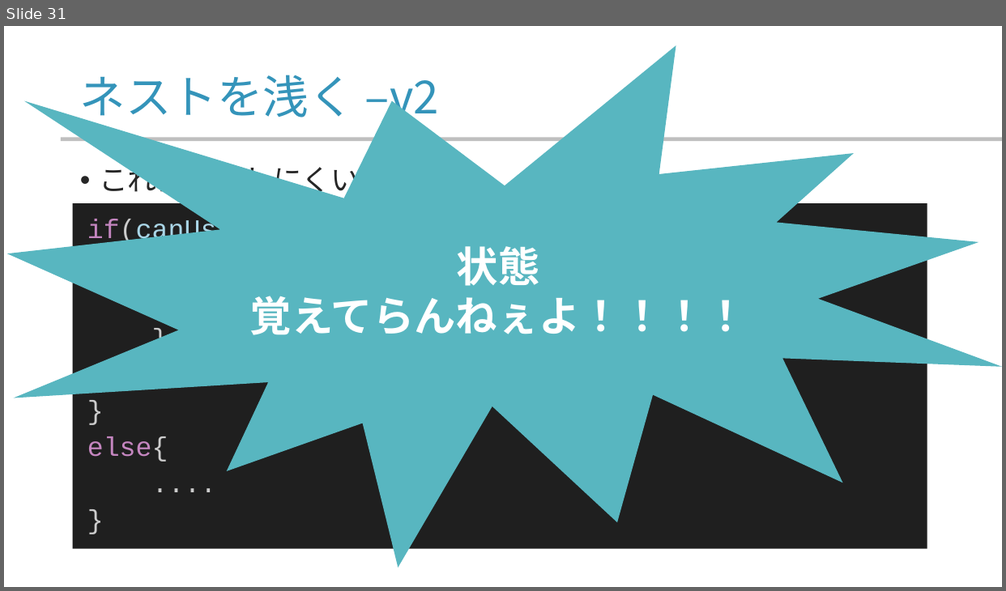
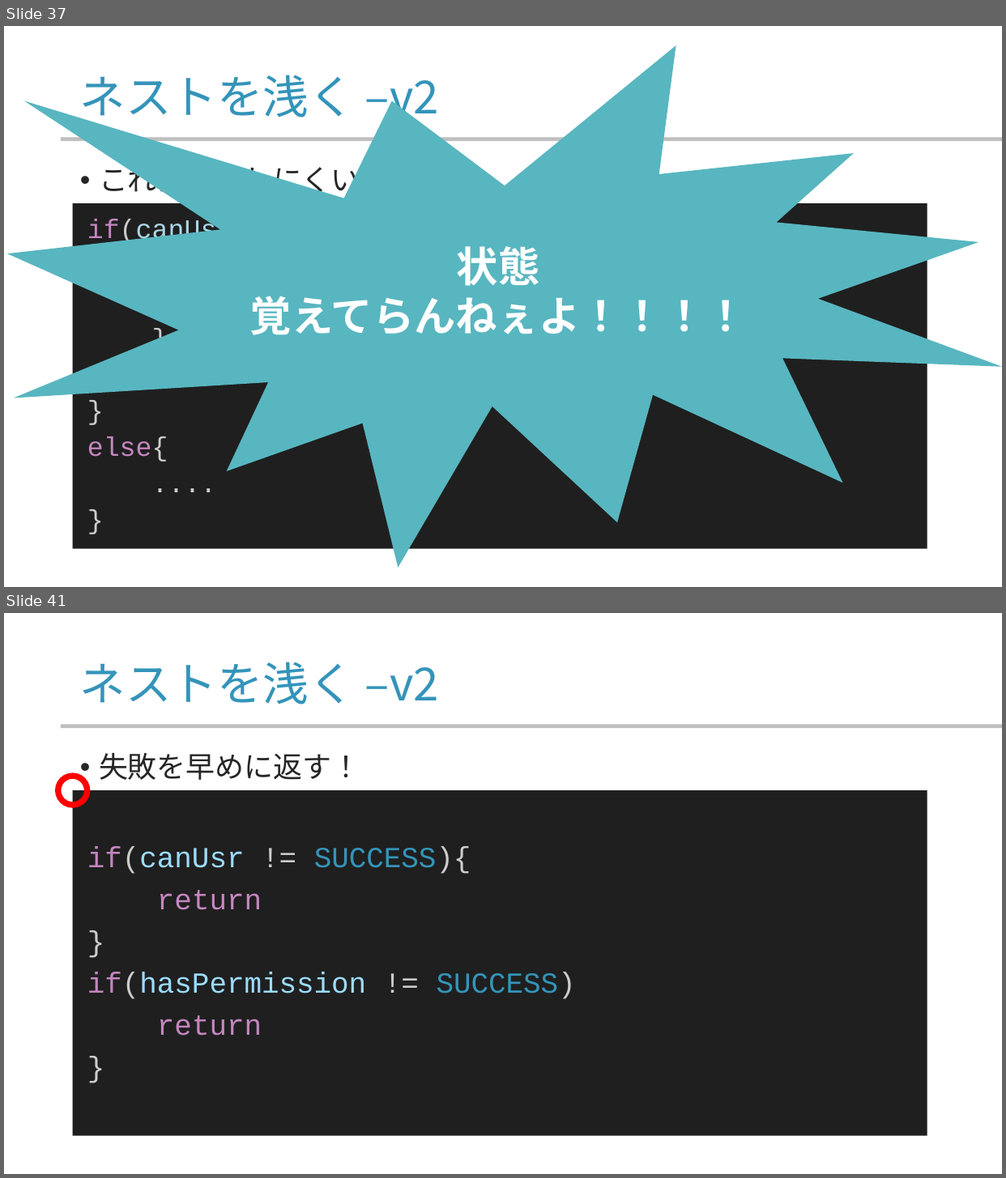
Before and after one commit to yamada-ai/java-prac, a slide deck: 07_ccontrol_flow_1.pptx. Shown one above the other, each under a label of ours: slide 31 before the commit, slides 37 and 41 after it; the slides between them are not shown. The pictures are 1006x591 and 1006x1178 pixels, drawn with LibreOffice and Linux fonts; fonts in the diff are those of the drawing; background and template pictures are left out. Boxes give left, top, right and bottom in pixels: in the first picture for what was removed or moved away, otherwise in the second. Text is boxed around its words. In the diff, an @@ line names an element or a change of style, - is before the commit and + after.

```diff
--- a/07_ccontrol_flow_1.pptx
+++ b/07_ccontrol_flow_1.pptx
@@ slide 41 added at box(4, 613, 1002, 1174), background #FFFFFF; not listed: 1 template element that a slide beside it also shows @@
@@ title added at box(80, 662, 439, 705), 44 pt, text #3494BA @@
+ネストを浅く –v2
@@ text added at box(99, 753, 360, 780), 28 pt, text #262626 @@
+• 失敗を早めに返す！
@@ donut added at box(55, 773, 90, 808), fill #FF0000 @@
@@ rectangle added at box(73, 790, 928, 1136), fill #1F1F1F, 28 pt, text #9CDCFE @@
+if(canUsr != SUCCESS){
+return
+}
+if(hasPermission != SUCCESS)
+return
+}
@@ what was slide 31 is now slide 37 @@
```
Also in this commit, not shown: 8 slides changed, 9 other slides added, 1 slide removed.
